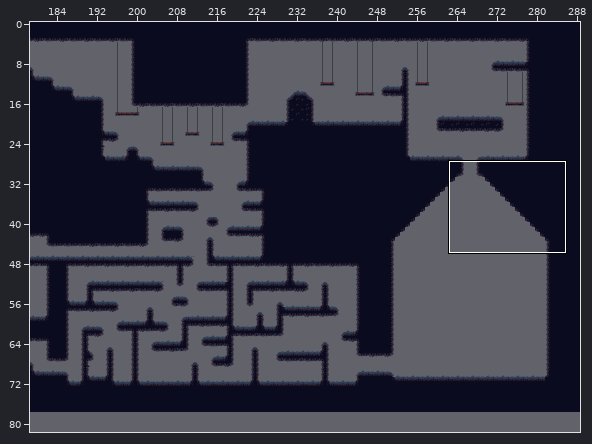
Two versions of a level (Tiled map, PR2/Ott - An Elemental Journey/resources/levels/WaterMap.tmx). Above, an overview of the earlier version with the close-up marked.
Close-up. Before the edit:
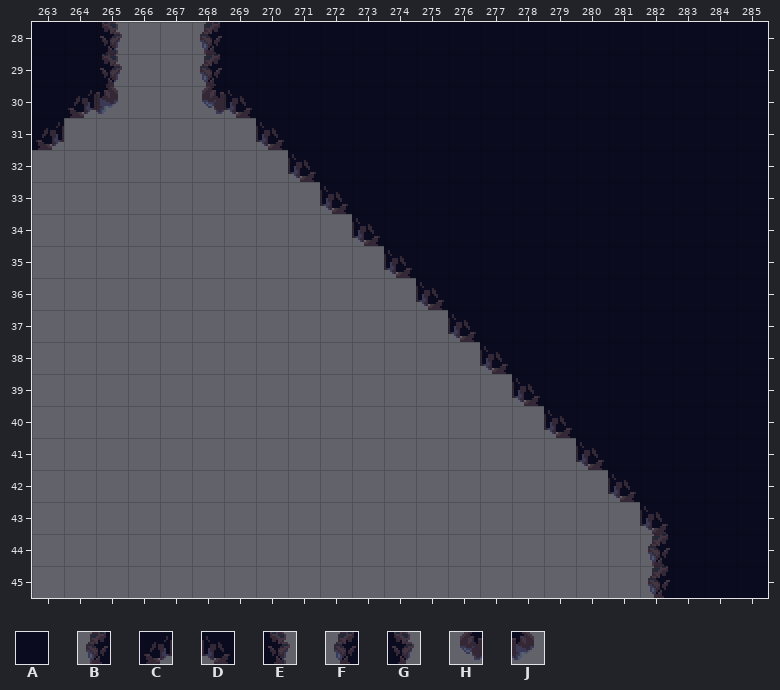
Cells are 32x32 px. Shown: x 263..285, y 28..45. The commit also changed other parts of the map, which this record leaves out.
Key: from "Tiles_Agua_Bosque": A 47, B 64, C 66, D 68, E 70, F 84, G 90, H 124, J 130.
_ is an empty cell.
Layer "Capa de patrones 1" before, first column x 263:
28 AAE__BAAAAAAAAAAAAAAAAA
29 AAG__FAAAAAAAAAAAAAAAAA
30 ACJ__HDAAAAAAAAAAAAAAAA
31 C______DAAAAAAAAAAAAAAA
32 ________DAAAAAAAAAAAAAA
33 _________DAAAAAAAAAAAAA
34 __________DAAAAAAAAAAAA
35 ___________DAAAAAAAAAAA
36 ____________DAAAAAAAAAA
37 _____________DAAAAAAAAA
38 ______________DAAAAAAAA
39 _______________DAAAAAAA
40 ________________DAAAAAA
41 _________________DAAAAA
42 __________________DAAAA
43 ___________________DAAA
44 ___________________BAAA
45 ___________________FAAA
After:
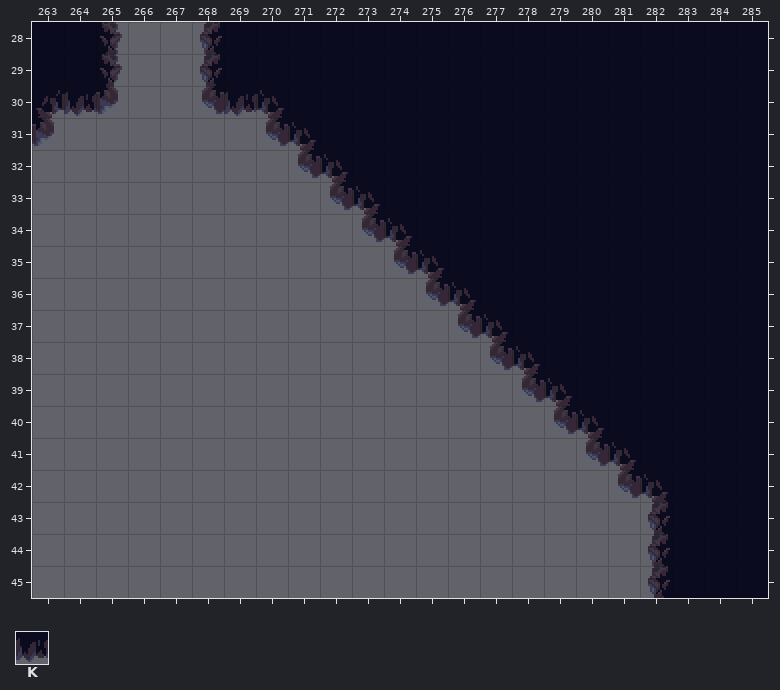
Further tiles: from "Tiles_Agua_Bosque": K 67.
Changes in this commit:
Changed rows in their new state; . is an unchanged cell.
Layer "Capa de patrones 1":
first column x 263:
30 CK....KD............
31 J......HD...........
32 ........HD..........
33 .........HD.........
34 ..........HD........
35 ...........HD.......
36 ............HD......
37 .............HD.....
38 ..............HD....
39 ...............HD...
40 ................HD..
41 .................HD.
42 ..................HD
43 ...................F
